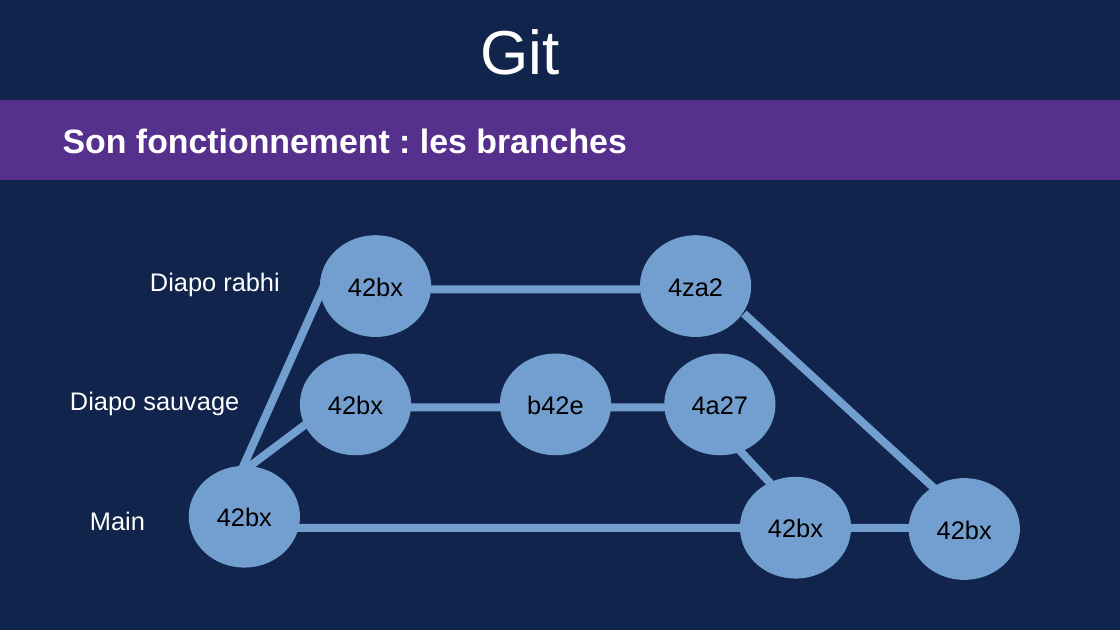
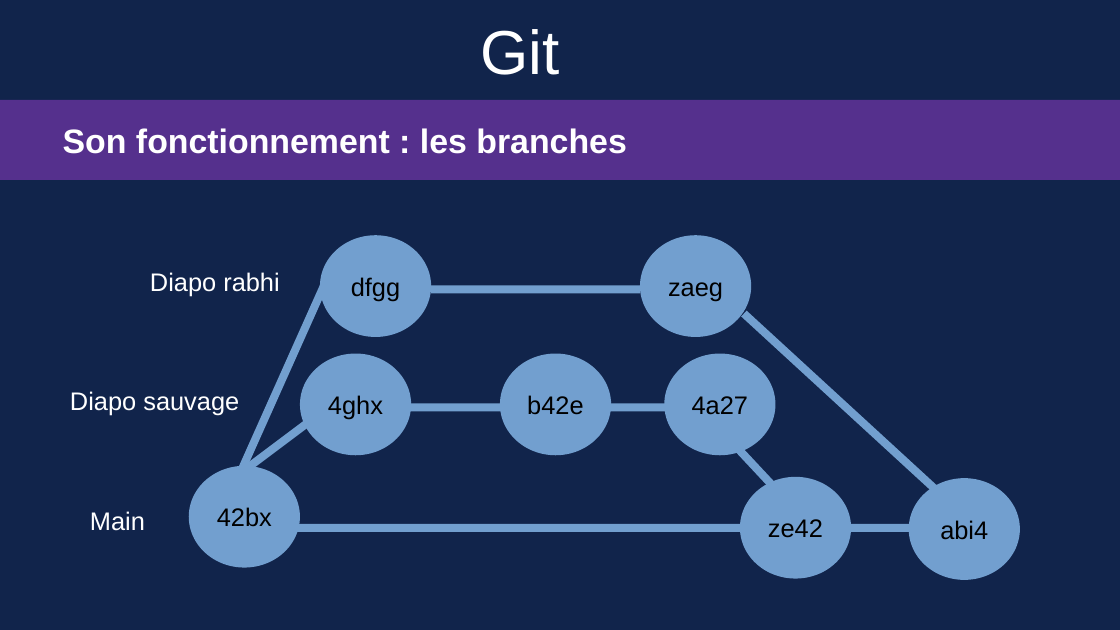
Before and after one commit to Sauvage89/guide_git, a slide deck: slide 13 of guide_git.odp. Drawn at 1120x630 pixels with LibreOffice and Linux fonts; fonts in the diff are those of the drawing. Boxes give left, top, right and bottom in pixels: in the first picture for what was removed or moved away, otherwise in the second. Text is boxed around its words. In the diff, an @@ line names an element or a change of style, - is before the commit and + after.

Commit message:
doc(diaporama): correction des hash commit sur la diapo explicative des branch

```diff
--- a/guide_git.odp
+++ b/guide_git.odp
@@ text in ellipse at <box>351,277,400,301</box>: text changed @@
-42bx
+dfgg
@@ text in ellipse at <box>668,282,723,301</box>: text changed @@
-4za2
+zaeg
@@ text in ellipse at <box>328,395,383,420</box>: text changed @@
-42bx
+4ghx
@@ text in ellipse at <box>768,519,823,538</box>: text changed @@
-42bx
+ze42
@@ text in ellipse at <box>940,520,988,540</box>: text changed @@
-42bx
+abi4
```
